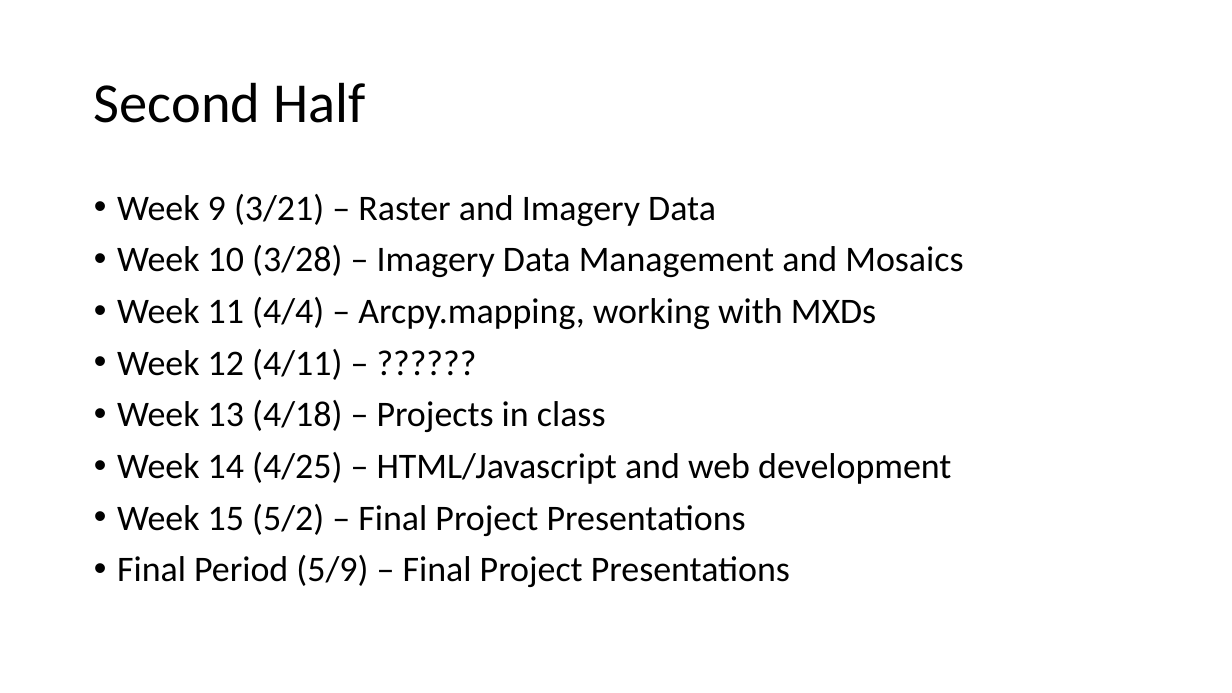
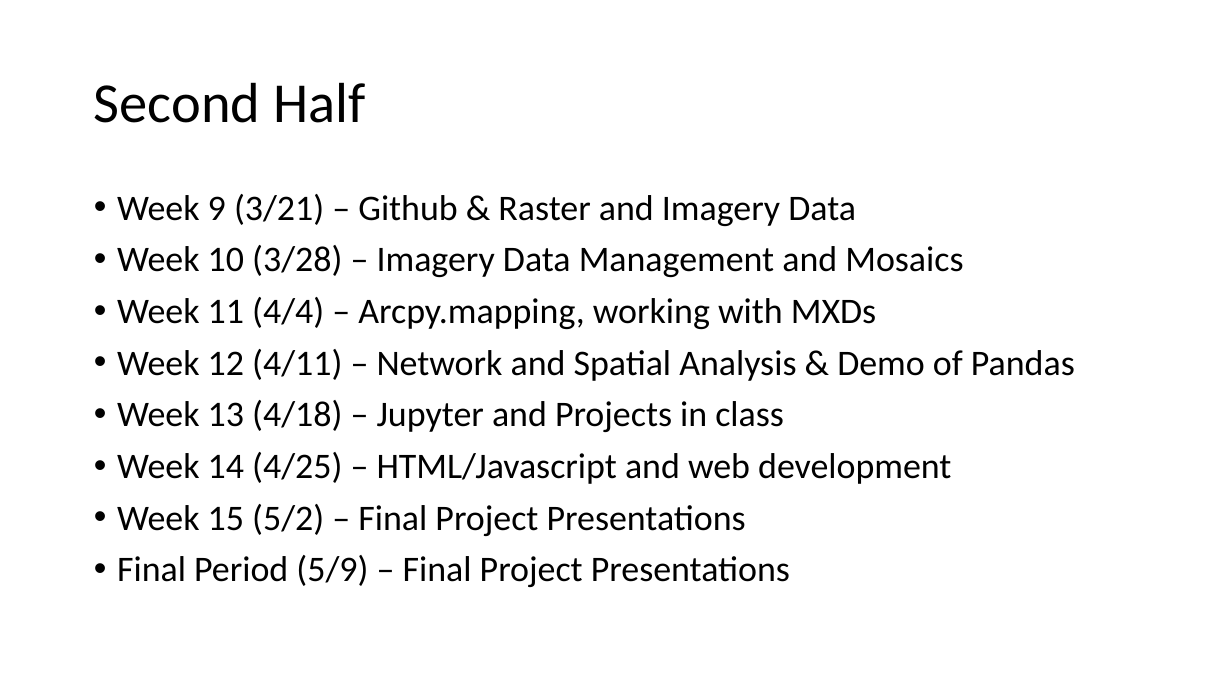
Before and after one commit to gbrunner/programming-for-gis-and-rs, a slide deck: slide 2 of Week_9/second_half_agenda.pptx. Drawn at 1232x693 pixels with LibreOffice and Linux fonts; fonts in the diff are those of the drawing. Boxes give left, top, right and bottom in pixels: in the first picture for what was removed or moved away, otherwise in the second. Text is boxed around its words. In the diff, an @@ line names an element or a change of style, - is before the commit and + after.

Commit message:
updaing week 9 and 10

```diff
--- a/Week_9/second_half_agenda.pptx
+++ b/Week_9/second_half_agenda.pptx
@@ text at <box>117,194,856,226</box>: text changed @@
-• Week 9 (3/21) – Raster and Imagery Data
+• Week 9 (3/21) – Github & Raster and Imagery Data
@@ text at <box>117,349,1075,432</box>: text changed @@
-• Week 12 (4/11) – ??????
-• Week 13 (4/18) – Projects in class
+• Week 12 (4/11) – Network and Spatial Analysis & Demo of Pandas
+• Week 13 (4/18) – Jupyter and Projects in class
```
Also in this commit, not shown: 2 other files.
